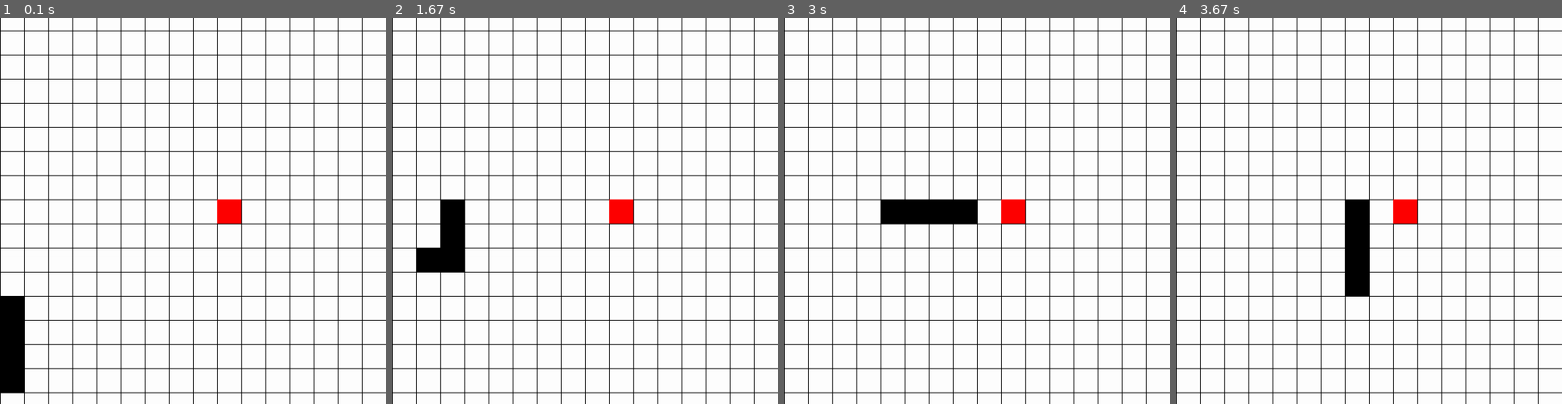
Above: before the commit, frames 1-4 (left to right).
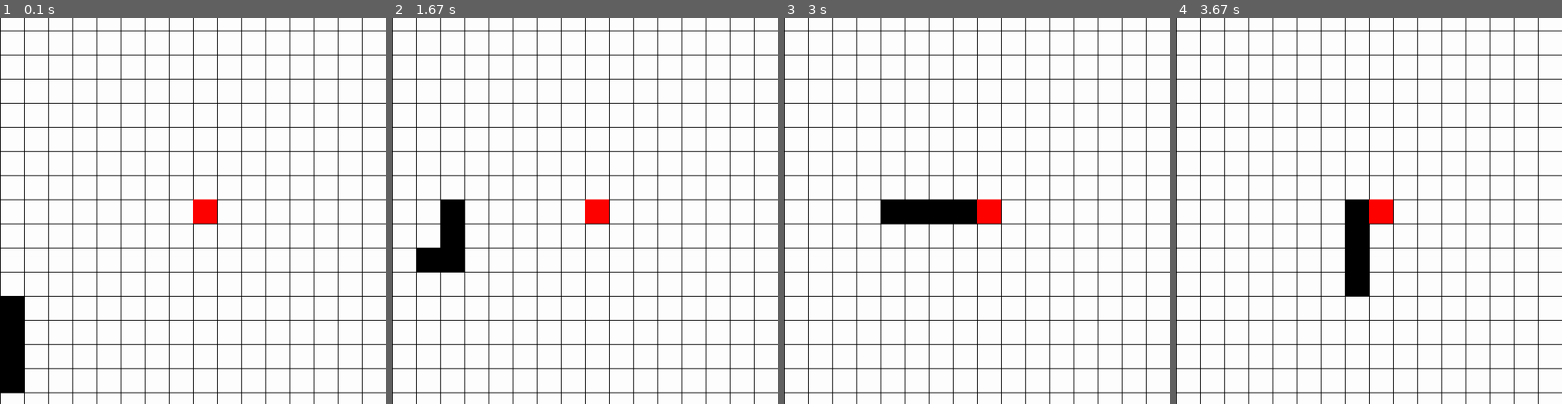
Above: after the commit, the same moments.

Repository: pretzelogical/snake-pygame
Game: pygame game, started from main.py
The game is run twice, just before and just after one commit, with the same random seed, the same clock (stepped at 60 frames per second) and the same inputs.
Inputs:
- Up to frame 1 (0.1 s): no input
- Up to frame 2 (1.67 s): hold Right 0.33-0.8 s; hold Up 0.83-1.3 s; hold Right from 1.33 s (still down)
- Up to frame 3 (3 s): release Right at 1.92 s; hold Down from 2.63 s (still down)
- Up to frame 4 (3.67 s): release Down at 3.32 s; hold Left from 3.35 s (still down)
The pictures show only the part of the screen within x 50-100%, y 14-64%; the shares and areas given below are measured in that part.

The runs differ from the first frame. In frame 1, 0.8% of the frame differs, in the area x 50-63%, y 46-54%; in frame 2, 0.8%; in frame 3, 0.8%; in frame 4, 0.8%.

Commit message:
snake grows and loops around the screen

Diff:
--- a/main.py
+++ b/main.py
@@ -29,7 +29,7 @@
             self.pos = Vector2(16, 16)
 
     @staticmethod
-    def move(heading, fullSnake):
+    def move(heading, fullSnake, foodEaten):
         """ Processes movement """
         headingMap = {
             pygame.K_LEFT: Vector2(-1, 0),
@@ -42,10 +42,22 @@
             if TESTING:
                 print(f"Invalid heading {pygame.key.name(heading)}")
             heading = fullSnake[0].lastHeading
+        newPos = fullSnake[0].pos + headingMap[heading]
+        if newPos.x < 0:
+            newPos.x = GRID_SIZE - 1
+        elif newPos.x >= GRID_SIZE:
+            newPos.x = 0
+        if newPos.y < 0:
+            newPos.y = GRID_SIZE - 1
+        elif newPos.y >= GRID_SIZE:
+            newPos.y = 0
+
         fullSnake.appendleft(Snake(GRID_SIZE, GRID_SIZE, GRID_SIZE,
-                                   GRID_SIZE, pos=fullSnake[0].pos
-                                   + headingMap[heading]))
-        fullSnake.pop()
+                                   GRID_SIZE, pos=newPos))
+
+        if not foodEaten:
+            fullSnake.pop()
+
         fullSnake[0].lastHeading = heading
         if TESTING:
             print(pygame.key.name(fullSnake[0].lastHeading))
@@ -95,8 +107,8 @@
         if "pos" in kwargs:
             self.pos = kwargs["pos"]
         else:
-            self.pos = Vector2(random.randint(0, 32),
-                               random.randint(0, 32))
+            self.pos = Vector2(random.randint(0, GRID_SIZE - 1),
+                               random.randint(0, GRID_SIZE - 1))
 
     @property
     def pos(self):
@@ -219,11 +231,8 @@
 
         # Game logic
         blocks = list(snake) + [food]
-        Snake.move(heading, snake)
+        Snake.move(heading, snake, foodEaten)
         blocks, food, score, foodEaten = doCollisions(blocks, food, score)
-        # if foodEaten:
-        #     snake = Snake.newSnake(snake)
-        #     foodEaten = False
 
         # Drawing logic
         screen.fill((255, 255, 255))
